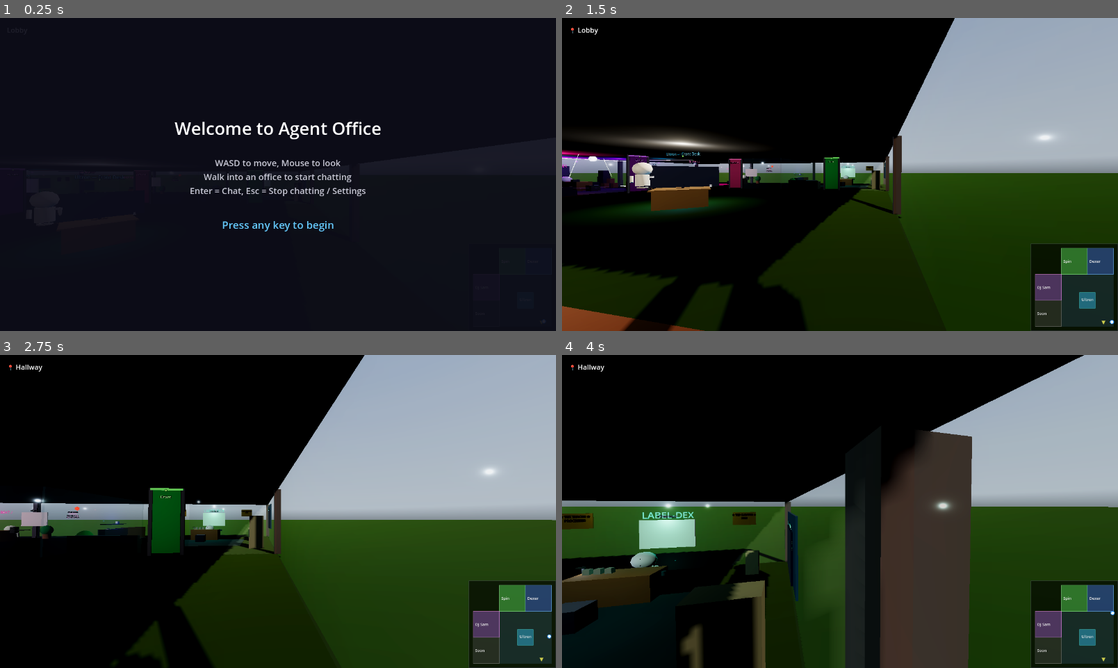
Above: before the commit, frames 1-4 (two rows, left to right).
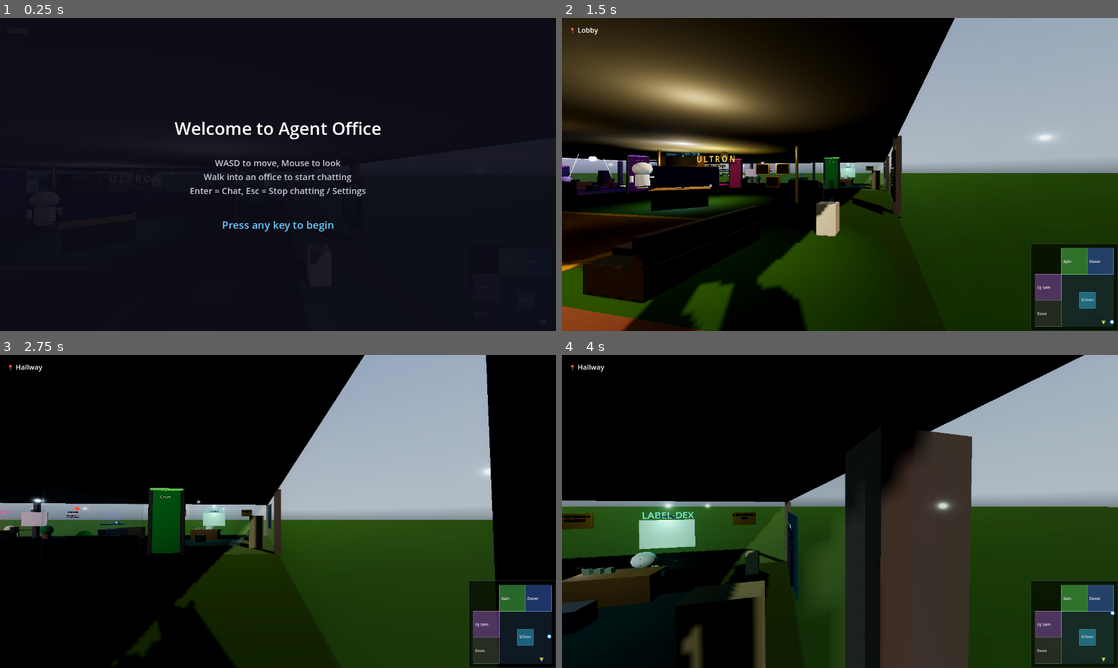
Above: after the commit, the same moments.

Repository: ultron02012026-agent/agent-office
Game: Godot game, scene res://scenes/main.tscn
Same seed, same stepped clock (60 frames per second), same inputs: the game is played once before the commit and once after it. A sky picture missing from this copy of the repository is replaced by a grey-blue gradient.
Inputs (mouse positions are in pixels of both pictures, inside the frame that each line leads up to):
- Up to frame 1 (0.25 s): no input
- Up to frame 2 (1.5 s): tap Enter at 0.5, 1.35 s; move the mouse to (962, 158) at 0.52 s; hold D (move_right) 0.53-1.28 s; hold Shift (sprint) 0.53-1.28 s; click (962, 158) at 0.67 s; tap Space (jump) at 0.77 s; move the mouse to (812, 174) at 1.27 s; hold W (move_forward) from 1.28 s (still down)
- Up to frame 3 (2.75 s): keep holding W (move_forward); tap Space (jump) at 1.52 s; move the mouse to (289, 505) at 2.02 s; tap V at 2.1 s
- Up to frame 4 (4 s): keep holding W (move_forward); move the mouse to (834, 517) at 2.77 s; tap Shift (sprint) at 2.85 s; tap Space (jump) at 3.02, 3.77 s; move the mouse to (878, 514) at 3.52 s; tap Enter at 3.6 s

The runs differ from the first frame. In frame 2, 24% of the frame differs, in the area x 0-61%, y 0-100%; in frame 3, 9.3%; in frame 4, nothing differs.

Commit message:
decor: Ultron front desk and lobby decorations

Diff:
--- a/scenes/main.tscn
+++ b/scenes/main.tscn
@@ -2593,3 +2593,393 @@
 script = ExtResource("22")
 
 ; =============================================================================
+; ULTRON FRONT DESK DECORATIONS
+; =============================================================================
+
+; --- ULTRON NEON SIGN (big, behind desk, facing lobby) ---
+[node name="Ultron_FD_Decor_NeonSign" type="Label3D" parent="."]
+transform = Transform3D(1, 0, 0, 0, 1, 0, 0, 0, 1, 5, 2.4, 3)
+text = "U L T R O N"
+font_size = 96
+modulate = Color(1, 0.85, 0.2, 1)
+outline_modulate = Color(1, 0.7, 0.1, 0.6)
+outline_size = 8
+
+[node name="Ultron_FD_Decor_NeonGlow" type="OmniLight3D" parent="."]
+transform = Transform3D(1, 0, 0, 0, 1, 0, 0, 0, 1, 5, 2.4, 3.2)
+light_color = Color(1, 0.85, 0.3, 1)
+light_energy = 1.5
+omni_range = 5
+
+[node name="Ultron_FD_Decor_NeonSubtitle" type="Label3D" parent="."]
+transform = Transform3D(1, 0, 0, 0, 1, 0, 0, 0, 1, 5, 2.0, 3)
+text = "Office Manager"
+font_size = 36
+modulate = Color(0.9, 0.75, 0.3, 0.8)
+
+; --- WELCOME SIGN (near entrance at z=14) ---
+[node name="Ultron_FD_Decor_WelcomeSign" type="Label3D" parent="."]
+transform = Transform3D(1, 0, 0, 0, 1, 0, 0, 0, 1, 8, 2.2, 14.85)
+text = "Welcome to Agent Office"
+font_size = 56
+modulate = Color(0.9, 0.8, 0.4, 1)
+outline_modulate = Color(0.6, 0.5, 0.2, 0.5)
+outline_size = 6
+
+[node name="Ultron_FD_Decor_WelcomeGlow" type="OmniLight3D" parent="."]
+transform = Transform3D(1, 0, 0, 0, 1, 0, 0, 0, 1, 8, 2.2, 14.5)
+light_color = Color(1, 0.9, 0.5, 1)
+light_energy = 0.8
+omni_range = 4
+
+; --- LOBBY RUG (large, centered in lobby) ---
+[node name="Ultron_FD_Decor_Rug" type="CSGBox3D" parent="."]
+transform = Transform3D(1, 0, 0, 0, 1, 0, 0, 0, 1, 5, 0.01, 10)
+size = Vector3(8, 0.02, 5)
+material = SubResource("ufd_rug_mat")
+
+[node name="Ultron_FD_Decor_RugBorder" type="CSGBox3D" parent="."]
+transform = Transform3D(1, 0, 0, 0, 1, 0, 0, 0, 1, 5, 0.005, 10)
+size = Vector3(8.6, 0.01, 5.6)
+material = SubResource("ufd_rug_border_mat")
+
+; --- LOBBY COUCH LEFT (facing right, along left wall area) ---
+[node name="Ultron_FD_Decor_CouchL_Base" type="CSGBox3D" parent="."]
+transform = Transform3D(1, 0, 0, 0, 1, 0, 0, 0, 1, -1, 0.2, 10)
+use_collision = true
+size = Vector3(1, 0.4, 2.5)
+material = SubResource("ufd_couch_mat")
+
+[node name="Ultron_FD_Decor_CouchL_Back" type="CSGBox3D" parent="."]
+transform = Transform3D(1, 0, 0, 0, 1, 0, 0, 0, 1, -1.4, 0.55, 10)
+use_collision = true
+size = Vector3(0.15, 0.5, 2.5)
+material = SubResource("ufd_couch_mat")
+
+[node name="Ultron_FD_Decor_CouchL_Cushion1" type="CSGBox3D" parent="."]
+transform = Transform3D(1, 0, 0, 0, 1, 0, 0, 0, 1, -0.9, 0.45, 9.4)
+size = Vector3(0.8, 0.12, 0.7)
+material = SubResource("ufd_couch_cushion_mat")
+
+[node name="Ultron_FD_Decor_CouchL_Cushion2" type="CSGBox3D" parent="."]
+transform = Transform3D(1, 0, 0, 0, 1, 0, 0, 0, 1, -0.9, 0.45, 10.6)
+size = Vector3(0.8, 0.12, 0.7)
+material = SubResource("ufd_couch_cushion_mat")
+
+; --- LOBBY COUCH RIGHT (facing left) ---
+[node name="Ultron_FD_Decor_CouchR_Base" type="CSGBox3D" parent="."]
+transform = Transform3D(1, 0, 0, 0, 1, 0, 0, 0, 1, 11, 0.2, 10)
+use_collision = true
+size = Vector3(1, 0.4, 2.5)
+material = SubResource("ufd_couch_mat")
+
+[node name="Ultron_FD_Decor_CouchR_Back" type="CSGBox3D" parent="."]
+transform = Transform3D(1, 0, 0, 0, 1, 0, 0, 0, 1, 11.4, 0.55, 10)
+use_collision = true
+size = Vector3(0.15, 0.5, 2.5)
+material = SubResource("ufd_couch_mat")
+
+[node name="Ultron_FD_Decor_CouchR_Cushion1" type="CSGBox3D" parent="."]
+transform = Transform3D(1, 0, 0, 0, 1, 0, 0, 0, 1, 10.9, 0.45, 9.4)
+size = Vector3(0.8, 0.12, 0.7)
+material = SubResource("ufd_couch_cushion_mat")
+
+[node name="Ultron_FD_Decor_CouchR_Cushion2" type="CSGBox3D" parent="."]
+transform = Transform3D(1, 0, 0, 0, 1, 0, 0, 0, 1, 10.9, 0.45, 10.6)
+size = Vector3(0.8, 0.12, 0.7)
+material = SubResource("ufd_couch_cushion_mat")
+
+; --- COFFEE TABLE (between couches) ---
+[node name="Ultron_FD_Decor_CoffeeTable" type="CSGBox3D" parent="."]
+transform = Transform3D(1, 0, 0, 0, 1, 0, 0, 0, 1, 5, 0.25, 10)
+use_collision = true
+size = Vector3(2.5, 0.08, 1.2)
+material = SubResource("ufd_coffee_table_mat")
+
+[node name="Ultron_FD_Decor_CoffeeTableLeg1" type="CSGBox3D" parent="."]
+transform = Transform3D(1, 0, 0, 0, 1, 0, 0, 0, 1, 3.9, 0.1, 9.5)
+size = Vector3(0.08, 0.2, 0.08)
+material = SubResource("ufd_gold_accent_mat")
+
+[node name="Ultron_FD_Decor_CoffeeTableLeg2" type="CSGBox3D" parent="."]
+transform = Transform3D(1, 0, 0, 0, 1, 0, 0, 0, 1, 6.1, 0.1, 9.5)
+size = Vector3(0.08, 0.2, 0.08)
+material = SubResource("ufd_gold_accent_mat")
+
+[node name="Ultron_FD_Decor_CoffeeTableLeg3" type="CSGBox3D" parent="."]
+transform = Transform3D(1, 0, 0, 0, 1, 0, 0, 0, 1, 3.9, 0.1, 10.5)
+size = Vector3(0.08, 0.2, 0.08)
+material = SubResource("ufd_gold_accent_mat")
+
+[node name="Ultron_FD_Decor_CoffeeTableLeg4" type="CSGBox3D" parent="."]
+transform = Transform3D(1, 0, 0, 0, 1, 0, 0, 0, 1, 6.1, 0.1, 10.5)
+size = Vector3(0.08, 0.2, 0.08)
+material = SubResource("ufd_gold_accent_mat")
+
+; --- POTTED PLANTS ---
+[node name="Ultron_FD_Decor_Plant1_Pot" type="CSGCylinder3D" parent="."]
+transform = Transform3D(1, 0, 0, 0, 1, 0, 0, 0, 1, -2, 0.25, 13)
+radius = 0.25
+height = 0.5
+material = SubResource("ufd_plant_pot_mat")
+
+[node name="Ultron_FD_Decor_Plant1_Foliage" type="CSGSphere3D" parent="."]
+transform = Transform3D(1, 0, 0, 0, 1, 0, 0, 0, 1, -2, 0.8, 13)
+radius = 0.4
+material = SubResource("ufd_foliage_mat")
+
+[node name="Ultron_FD_Decor_Plant2_Pot" type="CSGCylinder3D" parent="."]
+transform = Transform3D(1, 0, 0, 0, 1, 0, 0, 0, 1, 13, 0.25, 13)
+radius = 0.25
+height = 0.5
+material = SubResource("ufd_plant_pot_mat")
+
+[node name="Ultron_FD_Decor_Plant2_Foliage" type="CSGSphere3D" parent="."]
+transform = Transform3D(1, 0, 0, 0, 1, 0, 0, 0, 1, 13, 0.8, 13)
+radius = 0.4
+material = SubResource("ufd_foliage_mat")
+
+[node name="Ultron_FD_Decor_Plant3_Pot" type="CSGCylinder3D" parent="."]
+transform = Transform3D(1, 0, 0, 0, 1, 0, 0, 0, 1, -2, 0.25, 7)
+radius = 0.2
+height = 0.5
+material = SubResource("ufd_plant_pot_mat")
+
+[node name="Ultron_FD_Decor_Plant3_Foliage" type="CSGSphere3D" parent="."]
+transform = Transform3D(1, 0, 0, 0, 1.2, 0, 0, 0, 1, -2, 0.85, 7)
+radius = 0.35
+material = SubResource("ufd_foliage_mat")
+
+; --- DIRECTORY BOARD (on wall near hallway, listing agents) ---
+[node name="Ultron_FD_Decor_DirectoryBoard" type="CSGBox3D" parent="."]
+transform = Transform3D(1, 0, 0, 0, 1, 0, 0, 0, 1, 14.85, 1.5, 5)
+size = Vector3(0.05, 1.8, 2)
+material = SubResource("ufd_directory_mat")
+
+[node name="Ultron_FD_Decor_DirectoryFrame" type="CSGBox3D" parent="."]
+transform = Transform3D(1, 0, 0, 0, 1, 0, 0, 0, 1, 14.87, 2.45, 5)
+size = Vector3(0.03, 0.15, 2.1)
+material = SubResource("ufd_gold_accent_mat")
+
+[node name="Ultron_FD_Decor_DirectoryTitle" type="Label3D" parent="."]
+transform = Transform3D(0, 0, -1, 0, 1, 0, 1, 0, 0, 14.82, 2.2, 5)
+text = "AGENT DIRECTORY"
+font_size = 32
+modulate = Color(1, 0.85, 0.3, 1)
+
+[node name="Ultron_FD_Decor_DirectoryList" type="Label3D" parent="."]
+transform = Transform3D(0, 0, -1, 0, 1, 0, 1, 0, 0, 14.82, 1.5, 5)
+text = "━━━━━━━━━━━━━━━━━
+ Spinfluencer ........ Room 2
+ Dexer ............... Room 3
+ DJ Sam .............. Room 4
+ Coming Soon ......... Room 5
+━━━━━━━━━━━━━━━━━
+    Ultron — Front Desk"
+font_size = 20
+modulate = Color(0.85, 0.8, 0.6, 1)
+
+; --- SHELVING UNIT (behind desk) ---
+[node name="Ultron_FD_Decor_ShelfUnit" type="CSGBox3D" parent="."]
+transform = Transform3D(1, 0, 0, 0, 1, 0, 0, 0, 1, 2, 0.8, 2.5)
+use_collision = true
+size = Vector3(3, 0.06, 0.5)
+material = SubResource("ufd_shelf_mat")
+
+[node name="Ultron_FD_Decor_ShelfUnit2" type="CSGBox3D" parent="."]
+transform = Transform3D(1, 0, 0, 0, 1, 0, 0, 0, 1, 2, 1.4, 2.5)
+use_collision = true
+size = Vector3(3, 0.06, 0.5)
+material = SubResource("ufd_shelf_mat")
+
+[node name="Ultron_FD_Decor_ShelfUnit3" type="CSGBox3D" parent="."]
+transform = Transform3D(1, 0, 0, 0, 1, 0, 0, 0, 1, 2, 2.0, 2.5)
+use_collision = true
+size = Vector3(3, 0.06, 0.5)
+material = SubResource("ufd_shelf_mat")
+
+[node name="Ultron_FD_Decor_ShelfBack" type="CSGBox3D" parent="."]
+transform = Transform3D(1, 0, 0, 0, 1, 0, 0, 0, 1, 2, 1.4, 2.25)
+size = Vector3(3, 2.5, 0.04)
+material = SubResource("ufd_shelf_back_mat")
+
+[node name="Ultron_FD_Decor_ShelfSideL" type="CSGBox3D" parent="."]
+transform = Transform3D(1, 0, 0, 0, 1, 0, 0, 0, 1, 0.5, 1.4, 2.5)
+size = Vector3(0.06, 2.5, 0.5)
+material = SubResource("ufd_shelf_mat")
+
+[node name="Ultron_FD_Decor_ShelfSideR" type="CSGBox3D" parent="."]
+transform = Transform3D(1, 0, 0, 0, 1, 0, 0, 0, 1, 3.5, 1.4, 2.5)
+size = Vector3(0.06, 2.5, 0.5)
+material = SubResource("ufd_shelf_mat")
+
+; Shelf decor items
+[node name="Ultron_FD_Decor_ShelfTrophy1" type="CSGCylinder3D" parent="."]
+transform = Transform3D(1, 0, 0, 0, 1, 0, 0, 0, 1, 1, 0.92, 2.5)
+radius = 0.08
+height = 0.2
+material = SubResource("ufd_gold_accent_mat")
+
+[node name="Ultron_FD_Decor_ShelfTrophy1Top" type="CSGSphere3D" parent="."]
+transform = Transform3D(1, 0, 0, 0, 1, 0, 0, 0, 1, 1, 1.08, 2.5)
+radius = 0.06
+material = SubResource("ufd_gold_accent_mat")
+
+[node name="Ultron_FD_Decor_ShelfBook1" type="CSGBox3D" parent="."]
+transform = Transform3D(1, 0, 0, 0, 1, 0, 0, 0, 1, 1.8, 0.93, 2.5)
+size = Vector3(0.3, 0.2, 0.15)
+material = SubResource("ufd_couch_mat")
+
+[node name="Ultron_FD_Decor_ShelfBook2" type="CSGBox3D" parent="."]
+transform = Transform3D(1, 0, 0, 0, 1, 0, 0, 0, 1, 2.2, 0.95, 2.5)
+size = Vector3(0.25, 0.24, 0.15)
+material = SubResource("ufd_rug_mat")
+
+[node name="Ultron_FD_Decor_ShelfBook3" type="CSGBox3D" parent="."]
+transform = Transform3D(1, 0, 0, 0, 1, 0, 0, 0, 1, 3, 1.52, 2.5)
+size = Vector3(0.35, 0.18, 0.15)
+material = SubResource("ufd_couch_mat")
+
+; --- WATER COOLER ---
+[node name="Ultron_FD_Decor_WaterCoolerBase" type="CSGBox3D" parent="."]
+transform = Transform3D(1, 0, 0, 0, 1, 0, 0, 0, 1, 13, 0.4, 8)
+use_collision = true
+size = Vector3(0.5, 0.8, 0.5)
+material = SubResource("ufd_water_cooler_mat")
+
+[node name="Ultron_FD_Decor_WaterCoolerBottle" type="CSGCylinder3D" parent="."]
+transform = Transform3D(1, 0, 0, 0, 1, 0, 0, 0, 1, 13, 1.1, 8)
+radius = 0.15
+height = 0.6
+material = SubResource("ufd_water_bottle_mat")
+
+; --- AWARD WALL (between desk and entrance) ---
+[node name="Ultron_FD_Decor_Award1_Frame" type="CSGBox3D" parent="."]
+transform = Transform3D(1, 0, 0, 0, 1, 0, 0, 0, 1, 8, 1.8, 3)
+size = Vector3(0.8, 0.6, 0.04)
+material = SubResource("ufd_award_frame_mat")
+
+[node name="Ultron_FD_Decor_Award1_Back" type="CSGBox3D" parent="."]
+transform = Transform3D(1, 0, 0, 0, 1, 0, 0, 0, 1, 8, 1.8, 3.02)
+size = Vector3(0.7, 0.5, 0.02)
+material = SubResource("ufd_award_backing_mat")
+
+[node name="Ultron_FD_Decor_Award1_Text" type="Label3D" parent="."]
+transform = Transform3D(1, 0, 0, 0, 1, 0, 0, 0, 1, 8, 1.85, 2.97)
+text = "★ Best AI Team
+   2026"
+font_size = 16
+modulate = Color(1, 0.9, 0.5, 1)
+
+[node name="Ultron_FD_Decor_Award2_Frame" type="CSGBox3D" parent="."]
+transform = Transform3D(1, 0, 0, 0, 1, 0, 0, 0, 1, 9.2, 1.8, 3)
+size = Vector3(0.8, 0.6, 0.04)
+material = SubResource("ufd_award_frame_mat")
+
+[node name="Ultron_FD_Decor_Award2_Back" type="CSGBox3D" parent="."]
+transform = Transform3D(1, 0, 0, 0, 1, 0, 0, 0, 1, 9.2, 1.8, 3.02)
+size = Vector3(0.7, 0.5, 0.02)
+material = SubResource("ufd_award_backing_mat")
+
+[node name="Ultron_FD_Decor_Award2_Text" type="Label3D" parent="."]
+transform = Transform3D(1, 0, 0, 0, 1, 0, 0, 0, 1, 9.2, 1.85, 2.97)
+text = "★ Excellence
+  in Service"
+font_size = 16
+modulate = Color(1, 0.9, 0.5, 1)
+
+[node name="Ultron_FD_Decor_Award3_Frame" type="CSGBox3D" parent="."]
+transform = Transform3D(1, 0, 0, 0, 1, 0, 0, 0, 1, 8.6, 1.1, 3)
+size = Vector3(0.8, 0.6, 0.04)
+material = SubResource("ufd_award_frame_mat")
+
+[node name="Ultron_FD_Decor_Award3_Back" type="CSGBox3D" parent="."]
+transform = Transform3D(1, 0, 0, 0, 1, 0, 0, 0, 1, 8.6, 1.1, 3.02)
+size = Vector3(0.7, 0.5, 0.02)
+material = SubResource("ufd_award_backing_mat")
+
+[node name="Ultron_FD_Decor_Award3_Text" type="Label3D" parent="."]
+transform = Transform3D(1, 0, 0, 0, 1, 0, 0, 0, 1, 8.6, 1.15, 2.97)
+text = "★ Most Agents
+  Managed"
+font_size = 16
+modulate = Color(1, 0.9, 0.5, 1)
+
+; --- CLOCK / STATUS DISPLAY (on wall near desk) ---
+[node name="Ultron_FD_Decor_Clock" type="CSGCylinder3D" parent="."]
+transform = Transform3D(1, 0, 0, 0, 0, -1, 0, 1, 0, 5, 2.6, 2.3)
+radius = 0.3
+height = 0.05
+material = SubResource("ufd_clock_mat")
+
+[node name="Ultron_FD_Decor_ClockFace" type="Label3D" parent="."]
+transform = Transform3D(1, 0, 0, 0, 1, 0, 0, 0, 1, 5, 2.6, 2.25)
+text = "⏰"
+font_size = 40
+modulate = Color(1, 0.9, 0.5, 1)
+
+[node name="Ultron_FD_Decor_StatusDisplay" type="Label3D" parent="."]
+transform = Transform3D(1, 0, 0, 0, 1, 0, 0, 0, 1, 5, 1.6, 2.3)
+text = "ALL SYSTEMS ONLINE
+━━━━━━━━━━━━━━
+Agents Active: 4
+Uptime: 99.97%"
+font_size = 18
+modulate = Color(0.3, 1, 0.5, 1)
+
+; --- GOLD ACCENT STRIP (along front of desk) ---
+[node name="Ultron_FD_Decor_DeskAccentStrip" type="CSGBox3D" parent="."]
+transform = Transform3D(0.707, 0, 0.707, 0, 1, 0, -0.707, 0, 0.707, 5, 0.82, 5)
+size = Vector3(2.3, 0.03, 0.06)
+material = SubResource("ufd_gold_accent_mat")
+
+; --- EXTRA WARM ACCENT LIGHTS ---
+[node name="Ultron_FD_Decor_WarmLight1" type="OmniLight3D" parent="."]
+transform = Transform3D(1, 0, 0, 0, 1, 0, 0, 0, 1, -1, 2.5, 10)
+light_color = Color(1, 0.88, 0.6, 1)
+light_energy = 0.6
+omni_range = 5
+
+[node name="Ultron_FD_Decor_WarmLight2" type="OmniLight3D" parent="."]
+transform = Transform3D(1, 0, 0, 0, 1, 0, 0, 0, 1, 11, 2.5, 10)
+light_color = Color(1, 0.88, 0.6, 1)
+light_energy = 0.6
+omni_range = 5
+
+[node name="Ultron_FD_Decor_WarmLight3" type="OmniLight3D" parent="."]
+transform = Transform3D(1, 0, 0, 0, 1, 0, 0, 0, 1, 5, 0.3, 10)
+light_color = Color(1, 0.8, 0.4, 1)
+light_energy = 0.4
+omni_range = 4
+
+[node name="Ultron_FD_Decor_ShelfLight" type="OmniLight3D" parent="."]
+transform = Transform3D(1, 0, 0, 0, 1, 0, 0, 0, 1, 2, 2.2, 2.8)
+light_color = Color(1, 0.9, 0.6, 1)
+light_energy = 0.5
+omni_range = 3
+
+; --- GOLD DECORATIVE PILLARS (flanking desk area) ---
+[node name="Ultron_FD_Decor_GoldPillarL" type="CSGCylinder3D" parent="."]
+transform = Transform3D(1, 0, 0, 0, 1, 0, 0, 0, 1, 1, 1.5, 3)
+radius = 0.08
+height = 3
+material = SubResource("ufd_gold_accent_mat")
+
+[node name="Ultron_FD_Decor_GoldPillarR" type="CSGCylinder3D" parent="."]
+transform = Transform3D(1, 0, 0, 0, 1, 0, 0, 0, 1, 10, 1.5, 3)
+radius = 0.08
+height = 3
+material = SubResource("ufd_gold_accent_mat")
+
+; --- MAGAZINE STACK ON COFFEE TABLE ---
+[node name="Ultron_FD_Decor_Magazines" type="CSGBox3D" parent="."]
+transform = Transform3D(0.966, 0, 0.259, 0, 1, 0, -0.259, 0, 0.966, 4.5, 0.35, 10)
+size = Vector3(0.3, 0.06, 0.22)
+material = SubResource("ufd_couch_cushion_mat")
+
+[node name="Ultron_FD_Decor_Magazines2" type="CSGBox3D" parent="."]
+transform = Transform3D(0.985, 0, 0.174, 0, 1, 0, -0.174, 0, 0.985, 4.55, 0.38, 10.05)
+size = Vector3(0.3, 0.04, 0.22)
+material = SubResource("ufd_rug_mat")
+
+; =============================================================================
